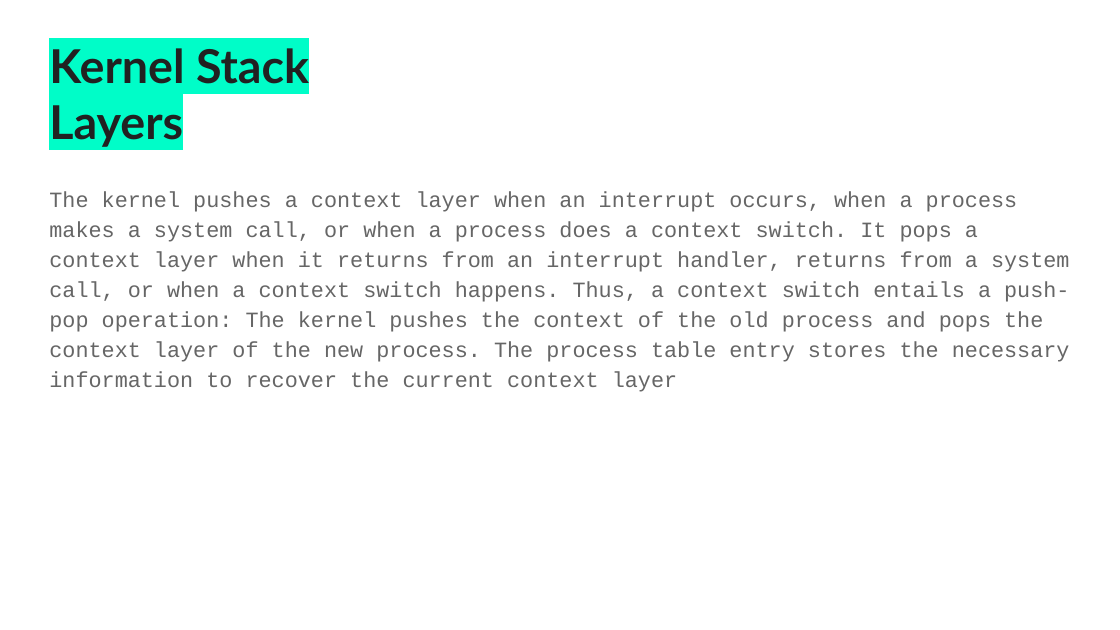
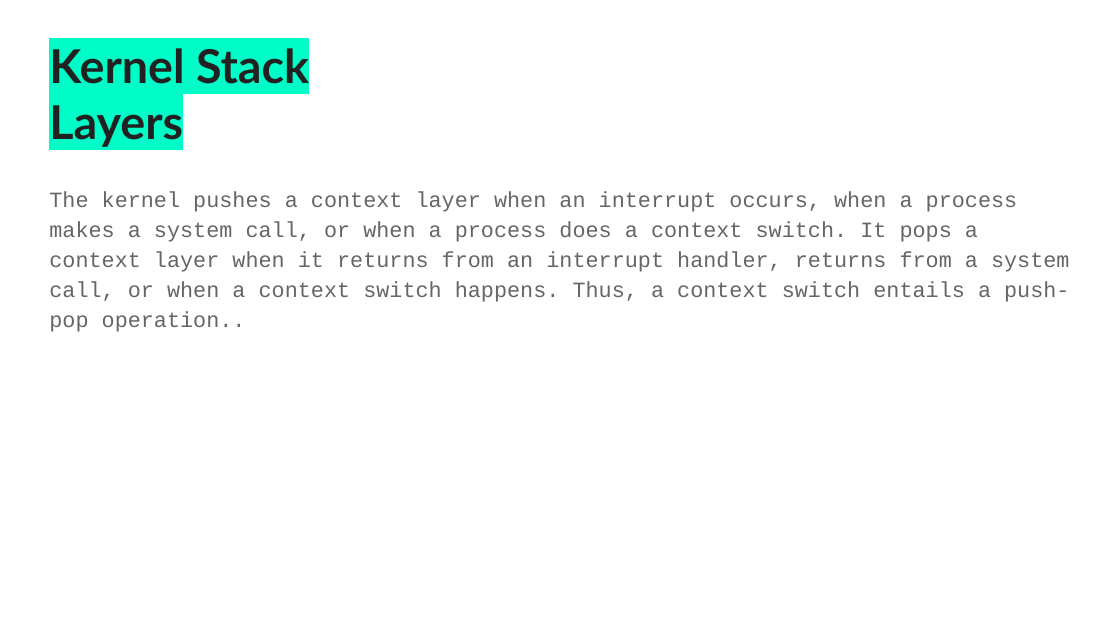
Before and after one commit to dewanhimanshu/ContextProcess, a slide deck: slide 9 of The Context of The Process.pptx. Drawn at 1120x630 pixels with LibreOffice and Linux fonts; fonts in the diff are those of the drawing. Boxes give left, top, right and bottom in pixels: in the first picture for what was removed or moved away, otherwise in the second. Text is boxed around its words. In the diff, an @@ line names an element or a change of style, - is before the commit and + after.

```diff
--- a/The Context of The Process.pptx
+++ b/The Context of The Process.pptx
@@ text at box(49, 191, 1069, 332): text changed @@
-The kernel pushes a context layer when an interrupt occurs, when a process makes a system call, or when a process does a context switch. It pops a context layer when it returns from an interrupt handler, returns from a system call, or when a context switch happens. Thus, a context switch entails a push-pop operation: The kernel pushes the context of the old process and pops the context layer of the new process. The process table entry stores the necessary information to recover the current context layer
+The kernel pushes a context layer when an interrupt occurs, when a process makes a system call, or when a process does a context switch. It pops a context layer when it returns from an interrupt handler, returns from a system call, or when a context switch happens. Thus, a context switch entails a push-pop operation..
```
Also in this commit, not shown: 1 other slide changed, 1 other file.
